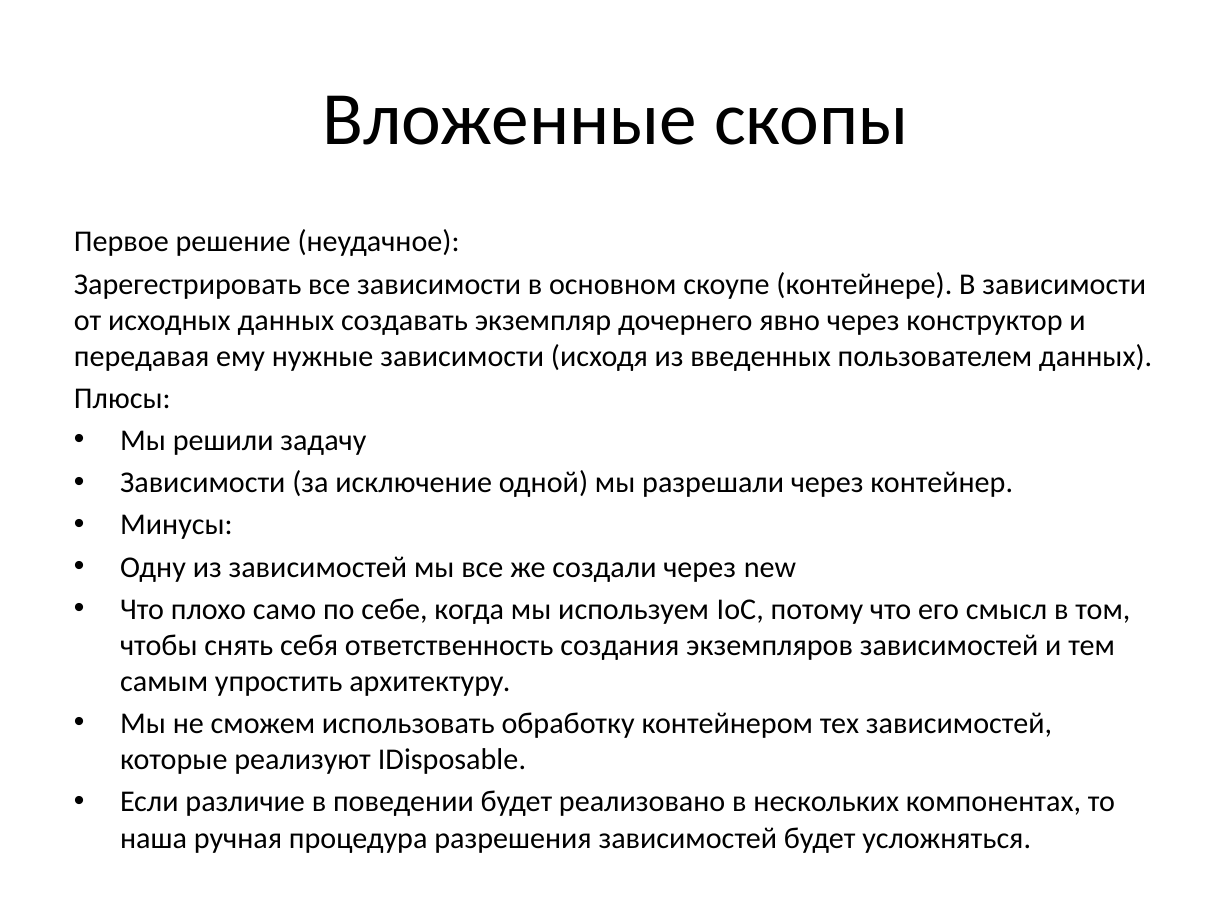
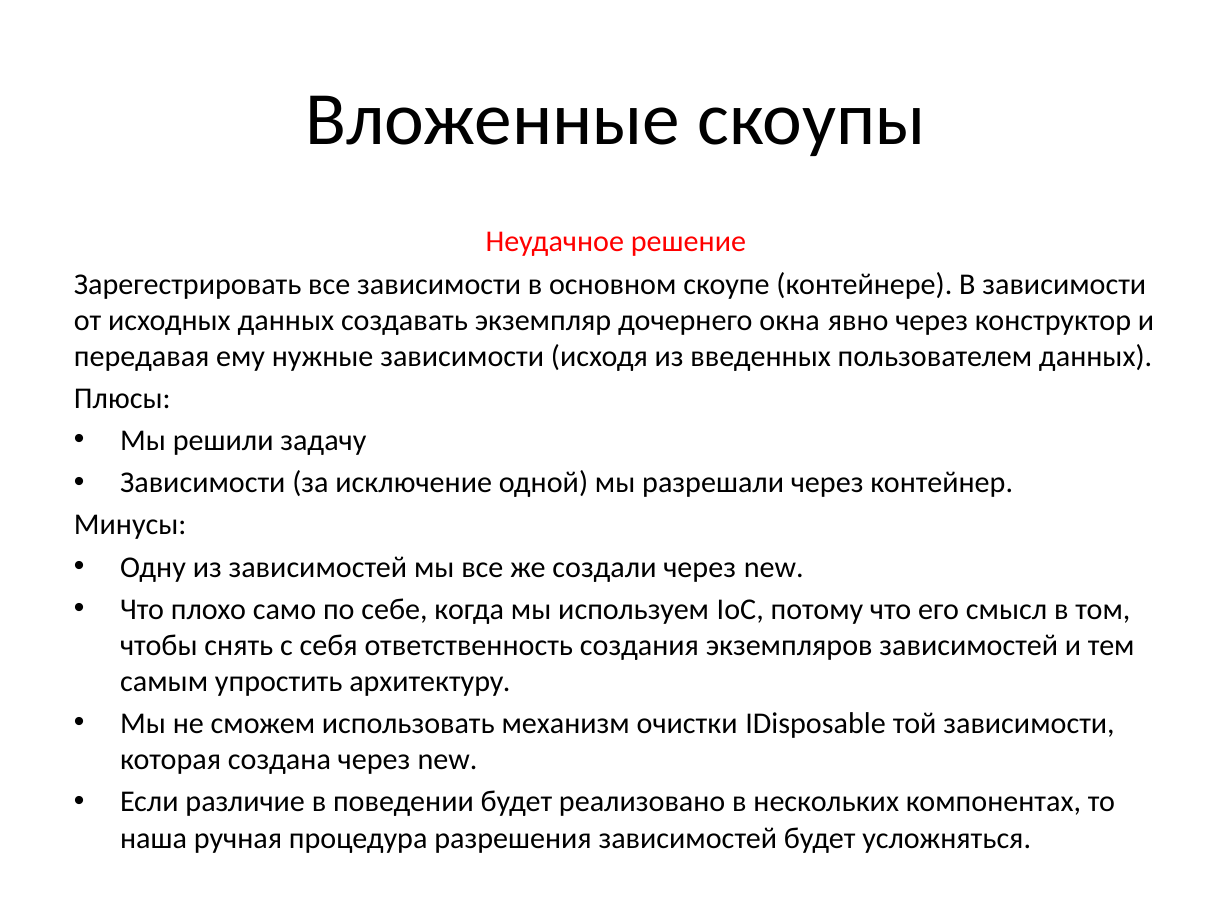
Before and after one commit to efimilya/AutofacPresentation, a slide deck: slide 2 of Slides.pptx. Drawn at 1232x924 pixels with LibreOffice and Linux fonts; fonts in the diff are those of the drawing. Boxes give left, top, right and bottom in pixels: in the first picture for what was removed or moved away, otherwise in the second. Text is boxed around its words. In the diff, an @@ line names an element or a change of style, - is before the commit and + after.

```diff
--- a/Slides.pptx
+++ b/Slides.pptx
@@ title at [306, 95, 925, 156]: text changed @@
-Вложенные скопы
+Вложенные скоупы
@@ text at [74, 231, 1154, 371]: text changed @@
-Первое решение (неудачное):
-Зарегестрировать все зависимости в основном скоупе (контейнере). В зависимости от исходных данных создавать экземпляр дочернего явно через конструктор и передавая ему нужные зависимости (исходя из введенных пользователем данных).
+Неудачное решение
+Зарегестрировать все зависимости в основном скоупе (контейнере). В зависимости от исходных данных создавать экземпляр дочернего окна явно через конструктор и передавая ему нужные зависимости (исходя из введенных пользователем данных).
@@ text at [74, 514, 187, 539]: bullet • to none @@
@@ text at [120, 556, 1135, 774]: text changed @@
-• Одну из зависимостей мы все же создали через new
-• Что плохо само по себе, когда мы используем IoC, потому что его смысл в том, чтобы снять себя ответственность создания экземпляров зависимостей и тем самым упростить архитектуру.
-• Мы не сможем использовать обработку контейнером тех зависимостей, которые реализуют IDisposable.
+• Одну из зависимостей мы все же создали через new.
+• Что плохо само по себе, когда мы используем IoC, потому что его смысл в том, чтобы снять с себя ответственность создания экземпляров зависимостей и тем самым упростить архитектуру.
+• Мы не сможем использовать механизм очистки IDisposable той зависимости, которая создана через new.
```
Also in this commit, not shown: 2 other slides changed, 6 slides added.
